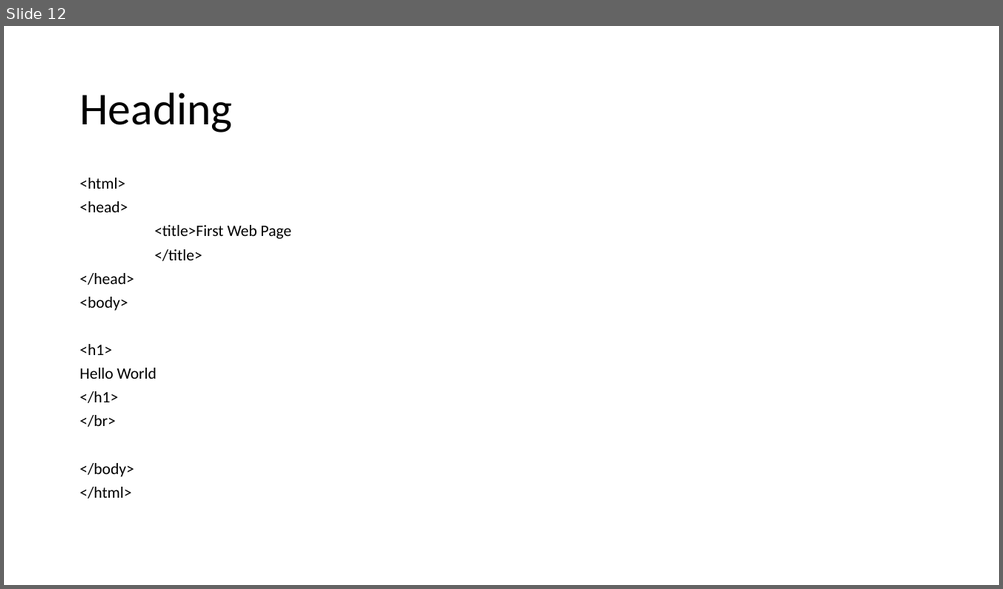
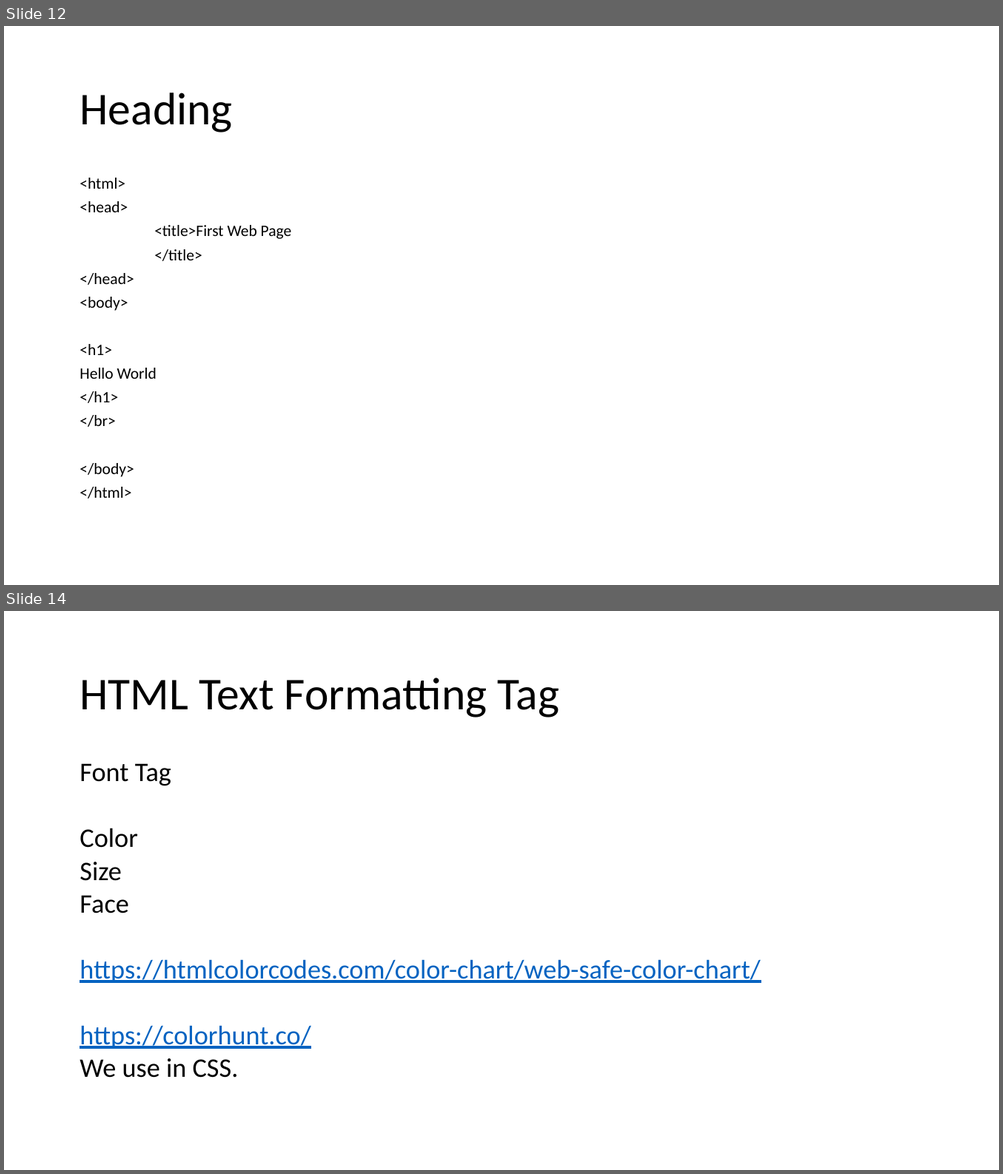
Before and after one commit to PiyushChaturvedii/Batch05, a slide deck: HTML.pptx. Shown one above the other, each under a label of ours: slide 12 before the commit, slides 12 and 14 after it; the slides between them are not shown. The pictures are 1003x589 and 1003x1174 pixels, drawn with LibreOffice and Linux fonts; fonts in the diff are those of the drawing. Boxes give left, top, right and bottom in pixels: in the first picture for what was removed or moved away, otherwise in the second. Text is boxed around its words. In the diff, an @@ line names an element or a change of style, - is before the commit and + after.

```diff
--- a/HTML.pptx
+++ b/HTML.pptx
@@ slide 14 added at (4,611,999,1170), background #FFFFFF @@
@@ title added at (79,678,559,718), 44 pt, text #000000 @@
+HTML Text Formatting Tag
@@ text added at (79,763,760,1078), 25.9 pt, text #0563C1, underline @@
+Font Tag
+Color
+Size
+Face
+https://htmlcolorcodes.com/color-chart/web-safe-color-chart/
+https://colorhunt.co/
+We use in CSS.
```
Also in this commit, not shown: 3 other slides added, 3 other files.
